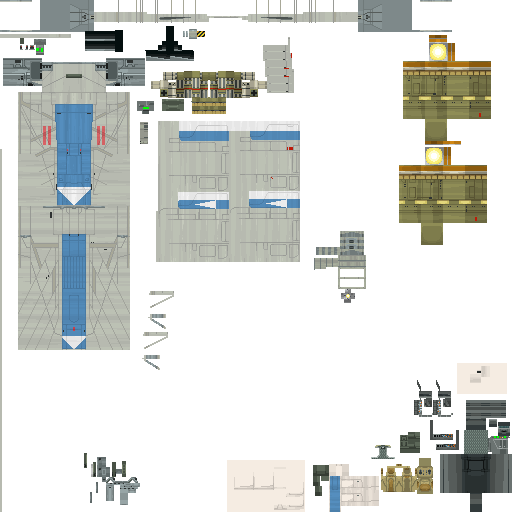
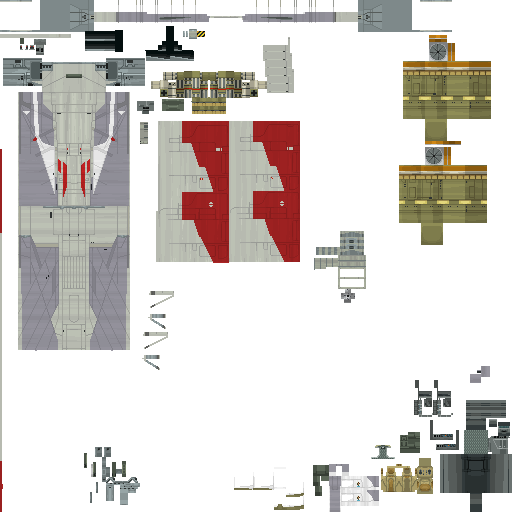
Comparing the layer stacks of the two 512x512 images. Changes:
added layer "HRA-DECAL" above "HRA-MULTI" over (178, 121, 360, 501)
added layer "HRA-MULTI" (multiply) above "overlay detail" over (0, 12, 490, 512)
painted on "overlay detail" over (20, 122, 148, 483)
added layer "HRA" above "CC-DECAL" over (0, 5, 490, 512)
renamed "phoenix cell 1 multiply" to "CC-MULTI", hid it over (43, 104, 507, 512)
renamed "phoenix cell 1" to "CC", hid it over (43, 104, 490, 512)
renamed "decals" to "TRN-DECAL", hid it, moved it above "TRN-MULTI", painted on it over (178, 53, 481, 500)
hid "emissive" over (106, 44, 503, 483)
hid "displays" over (36, 48, 506, 438)
painted on "texture" over (95, 35, 461, 488)
